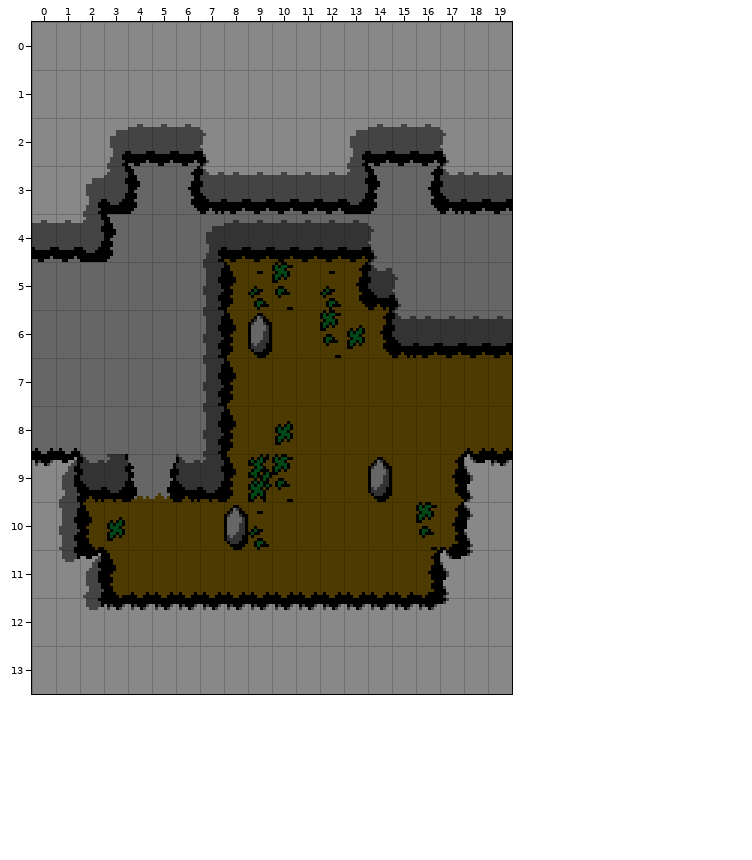
Tiled map -- tiled/hills_room_4.tmx. Above, as it was before the edit.
Cells are 8x16 px. Shown: x 0..19, y 0..13.
After the commit:
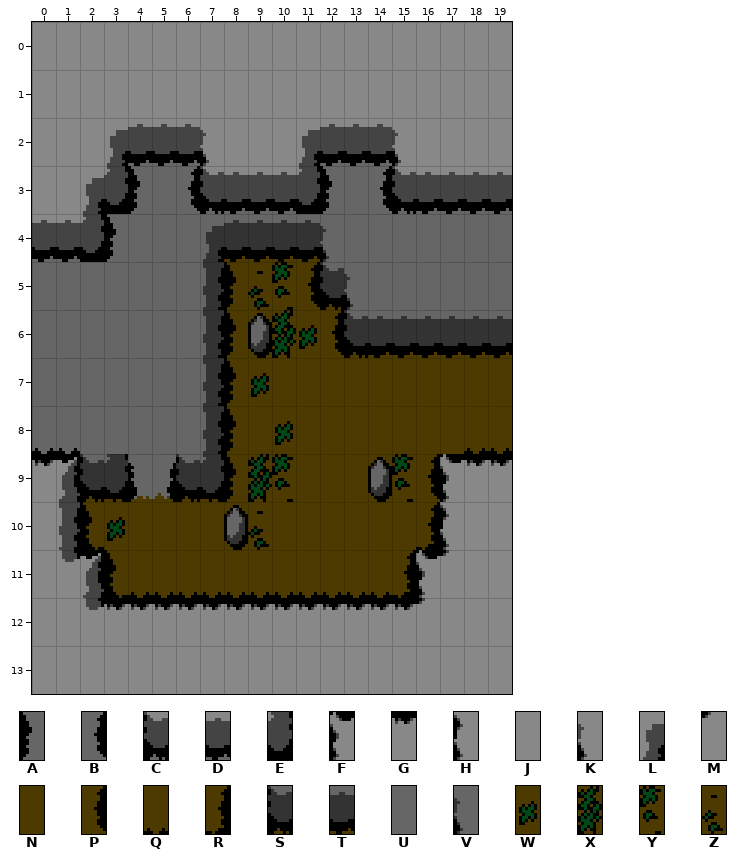
Key: from "hills_high": A 0, B 2, C 3, D 4, E 5, F 6, G 7, H 9, J 10, K 12, L 13, M 14; from "hills_ledges": N 1, P 2, Q 4, R 5, S 18, T 19, U 25, V 27; from "hills_veg": W 0, X 1, Y 2, Z 3.
_ is an empty cell.
Tiles replaced or removed in this view: A, B, C, D, E, F, G, H, J, K, L, M, N, P, Q, R, S, T, U, V, W, Y, Z.
Log entry: hills tweaks, harpy queen graphics enabled
Difference:
Changed rows in their new state; . is an unchanged cell.
Layer "Tile Layer 1":
first column x 9:
 2 ..LDD.KJJ.
 3 ..EAUBCDD.
 4 ...VUU....
 5 ..PSVUU...
 6 .XWPSTT...
 7 W.........
 9 ......YPFG
10 .......RHJ
11 ......RFMJ
12 .......MJ.
Pixel boxes of the changes (left, top, right, bottom) in both pictures:
changed: (251, 124, 464, 397)
changed: (392, 454, 485, 610)
